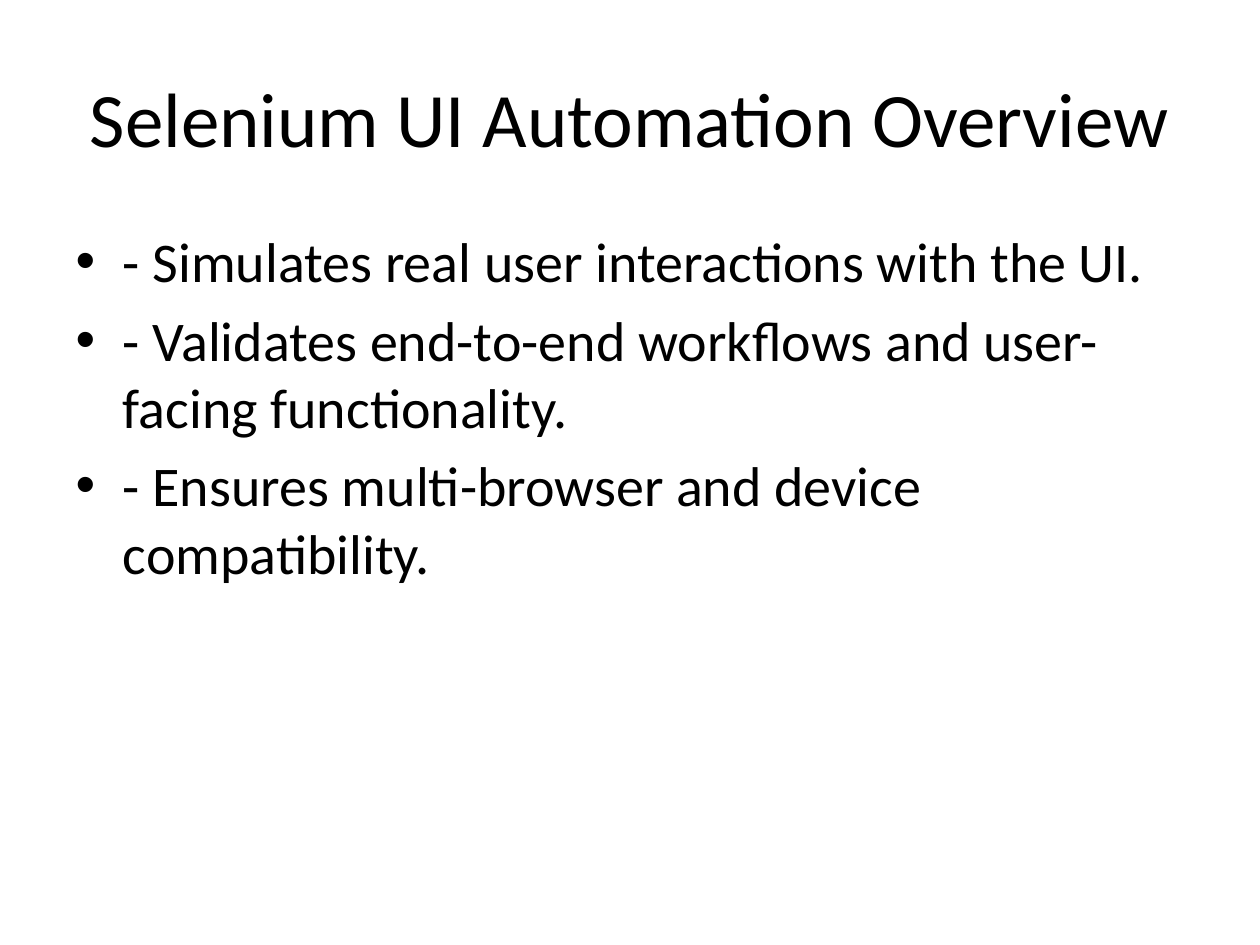
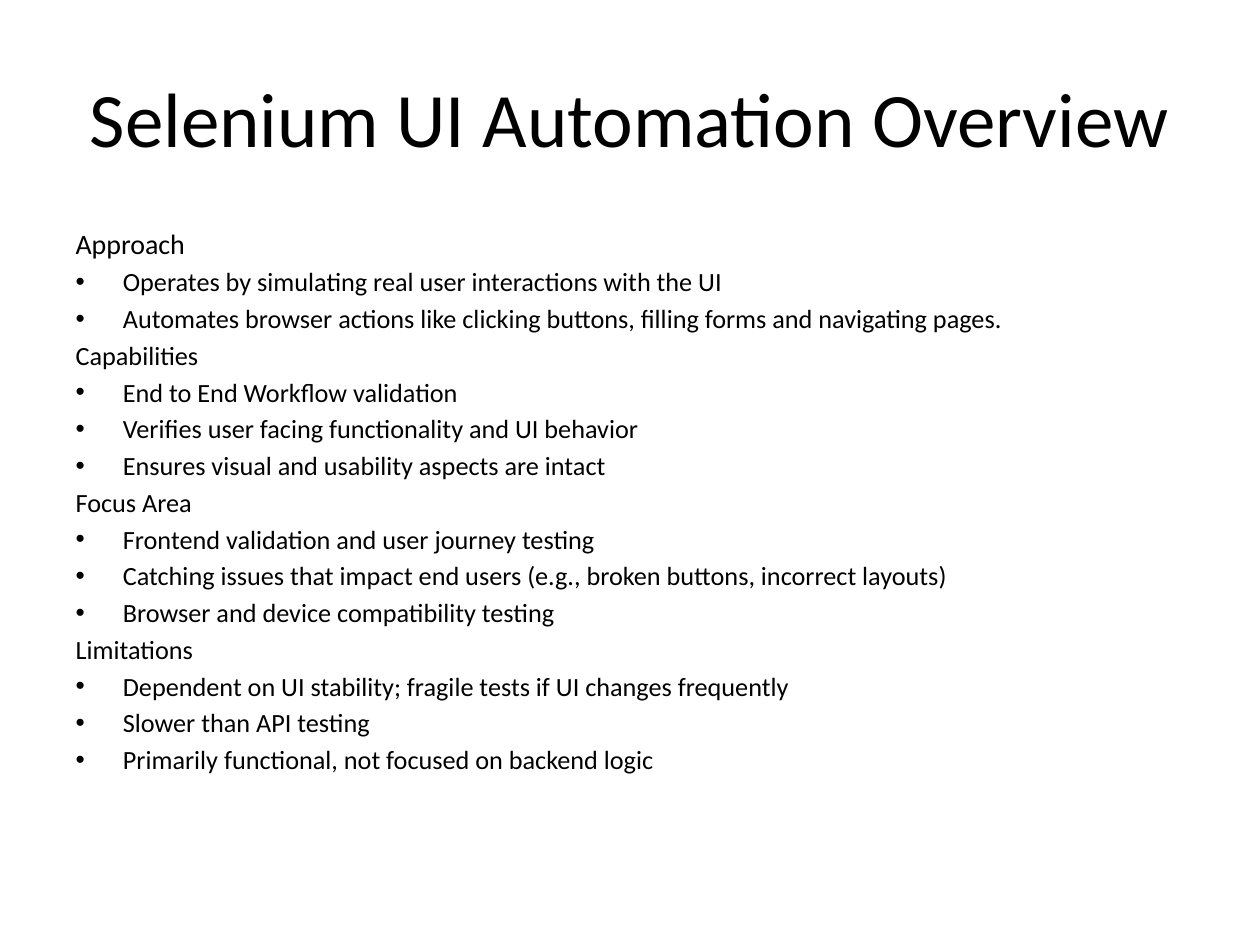
Before and after one commit to leelasan/Automation, a slide deck: slide 5 of Selenium_vs_FAST_Automation.pptx. Drawn at 1260x945 pixels with LibreOffice and Linux fonts; fonts in the diff are those of the drawing. Boxes give left, top, right and bottom in pixels: in the first picture for what was removed or moved away, otherwise in the second. Text is boxed around its words. In the diff, an @@ line names an element or a change of style, - is before the commit and + after.

```diff
--- a/Selenium_vs_FAST_Automation.pptx
+++ b/Selenium_vs_FAST_Automation.pptx
@@ text at (x1=76, y1=234, x2=1001, y2=774): text changed; size 32 to 15 pt @@
-• - Simulates real user interactions with the UI.
-• - Validates end-to-end workflows and user-facing functionality.
-• - Ensures multi-browser and device compatibility.
+Approach
+• Operates by simulating real user interactions with the UI
+• Automates browser actions like clicking buttons, filling forms and navigating pages.
+Capabilities
+• End to End Workflow validation
+• Verifies user facing functionality and UI behavior
+• Ensures visual and usability aspects are intact
+Focus Area
+• Frontend validation and user journey testing
+• Catching issues that impact end users (e.g., broken buttons, incorrect layouts)
+• Browser and device compatibility testing
+Limitations
+• Dependent on UI stability; fragile tests if UI changes frequently
+• Slower than API testing
+• Primarily functional, not focused on backend logic
```
Also in this commit, not shown: 8 other slides changed, 2 slides added, 2 other files.
